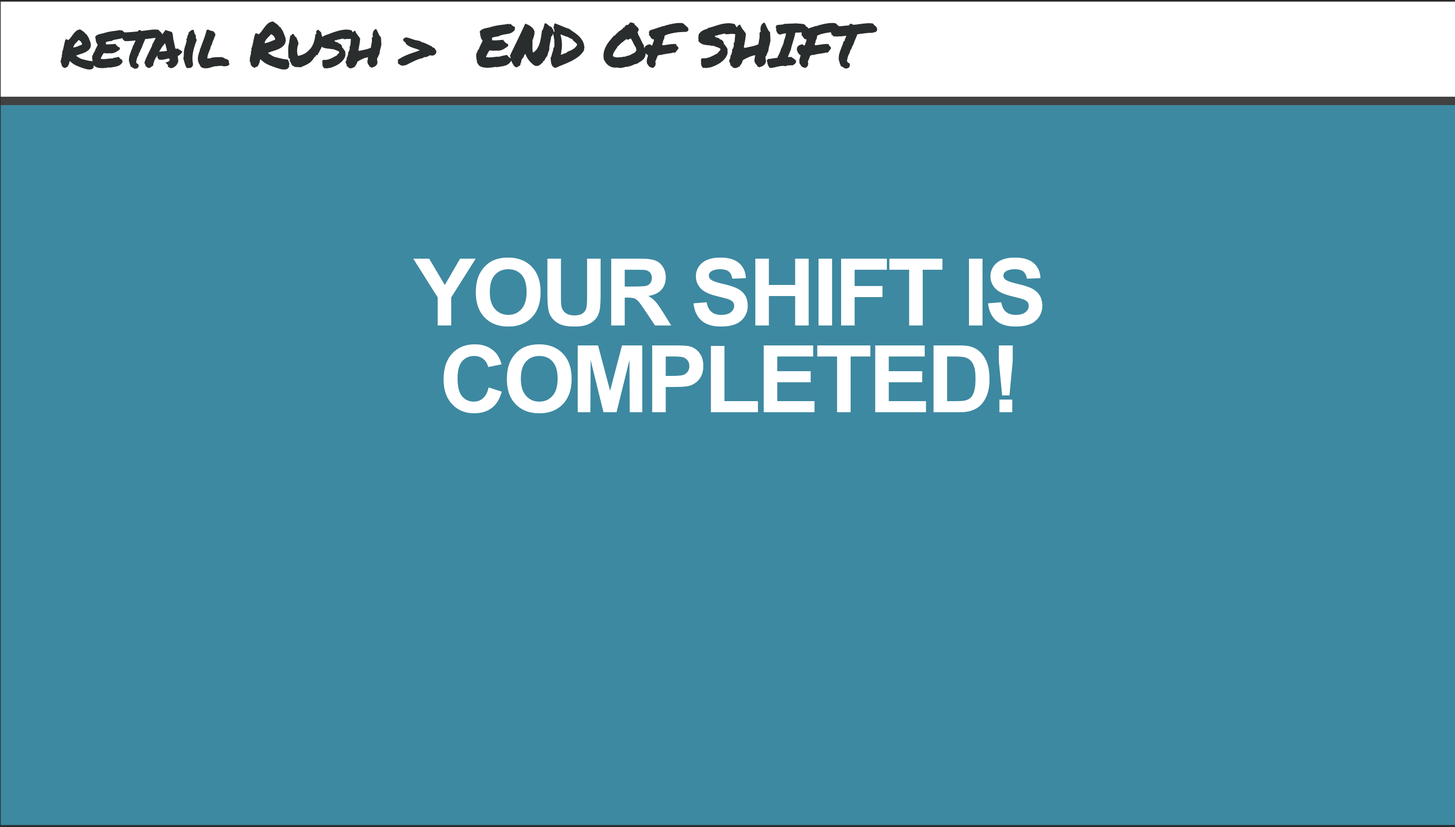
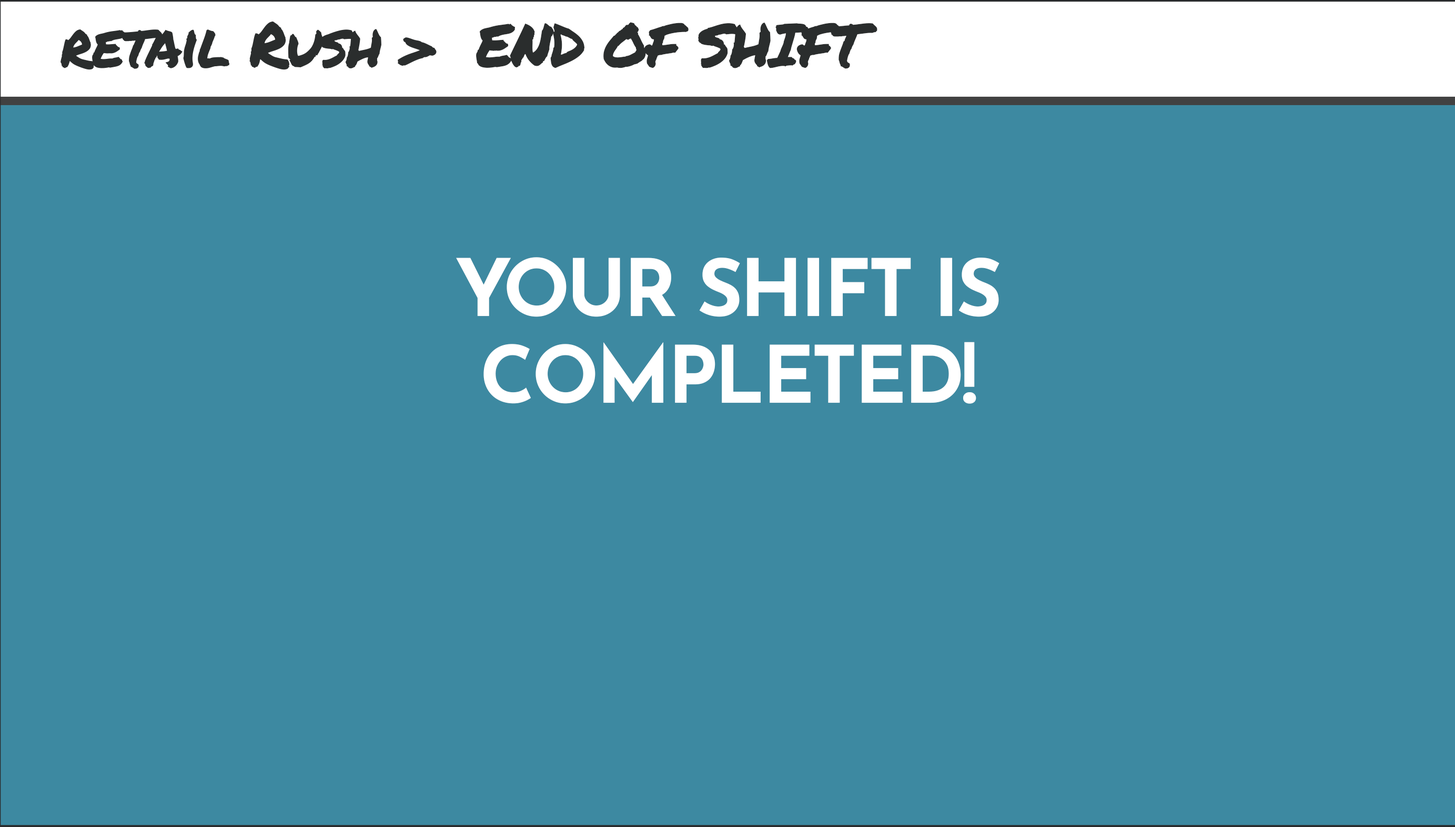
Layer changes from the first 1455px x 827px image to the second:
painted on "YOUR SHIFT IS COMPLETED!" over [412, 257, 1043, 414]
